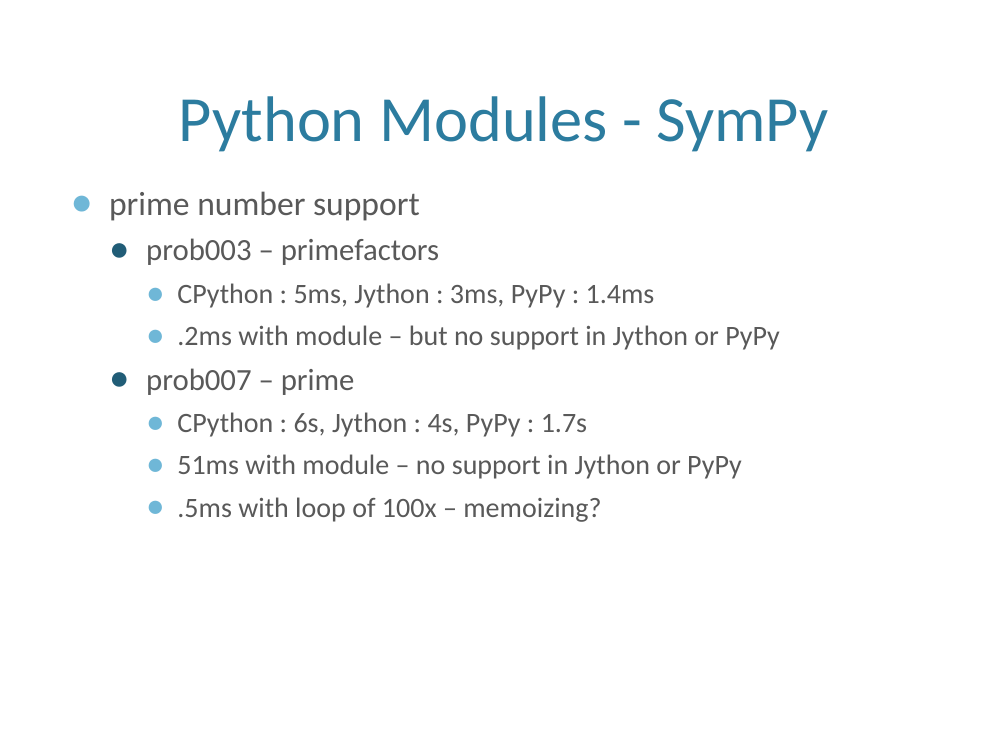
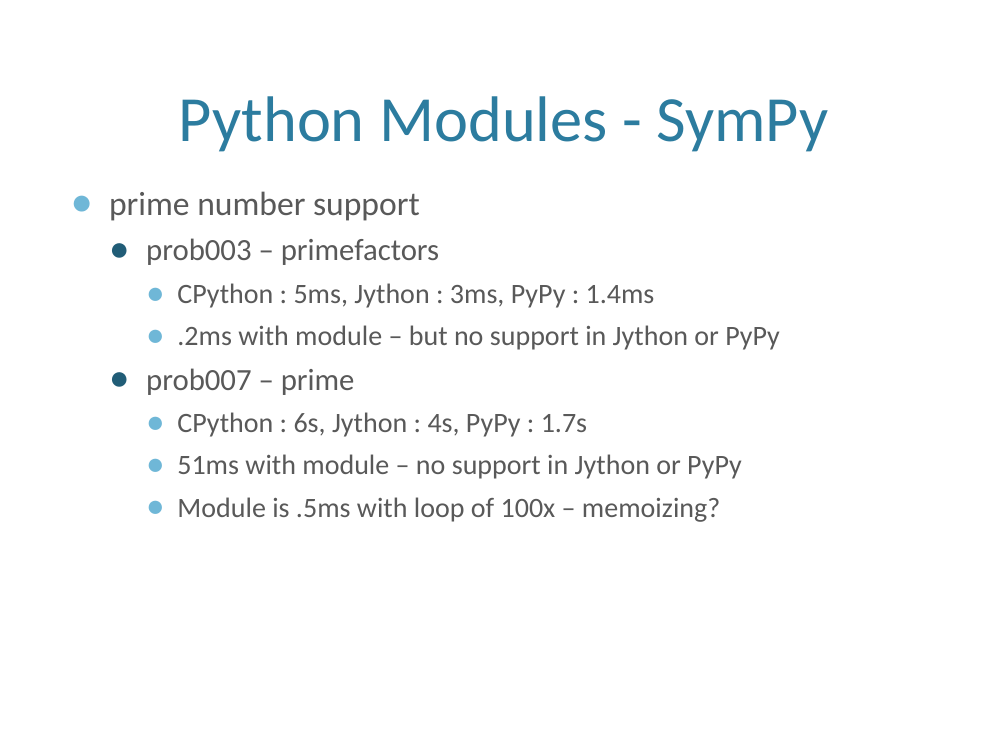
Before and after one commit to maccergit/python-talk, a slide deck: slide 8 of Python Performance Talk.pptx. Drawn at 1008x756 pixels with LibreOffice and Linux fonts; fonts in the diff are those of the drawing; background and template pictures are left out. Boxes give left, top, right and bottom in pixels: in the first picture for what was removed or moved away, otherwise in the second. Text is boxed around its words. In the diff, an @@ line names an element or a change of style, - is before the commit and + after.

```diff
--- a/Python Performance Talk.pptx
+++ b/Python Performance Talk.pptx
@@ text at <box>177,497,720,522</box>: text changed @@
-    ● .5ms with loop of 100x – memoizing?
+    ● Module is .5ms with loop of 100x – memoizing?
```
Also in this commit, not shown: 4 other slides changed, 1 slide added.
